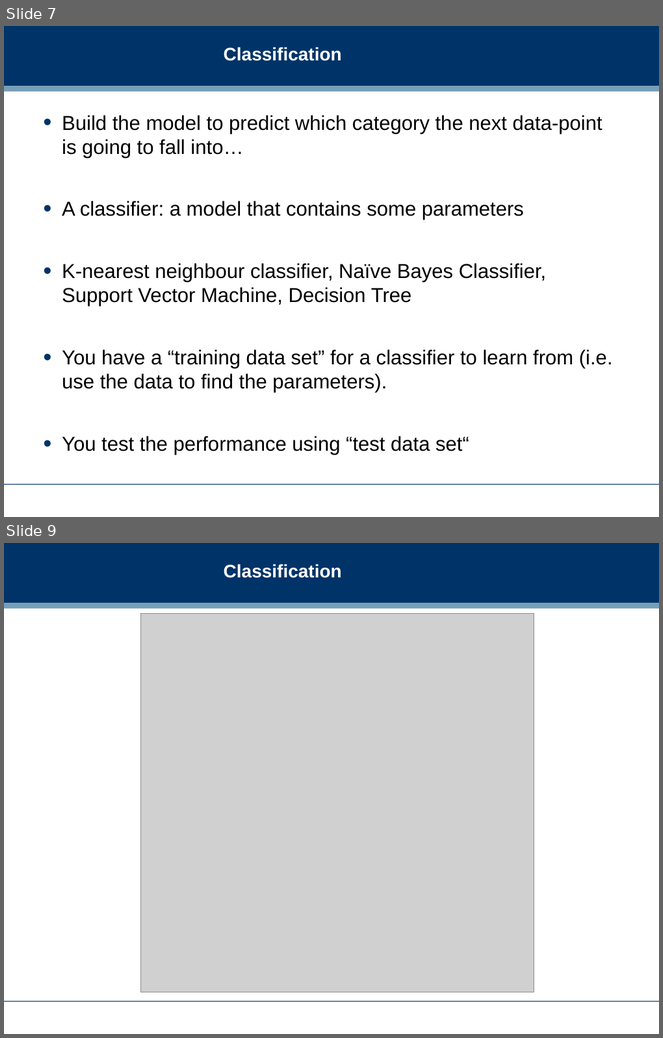
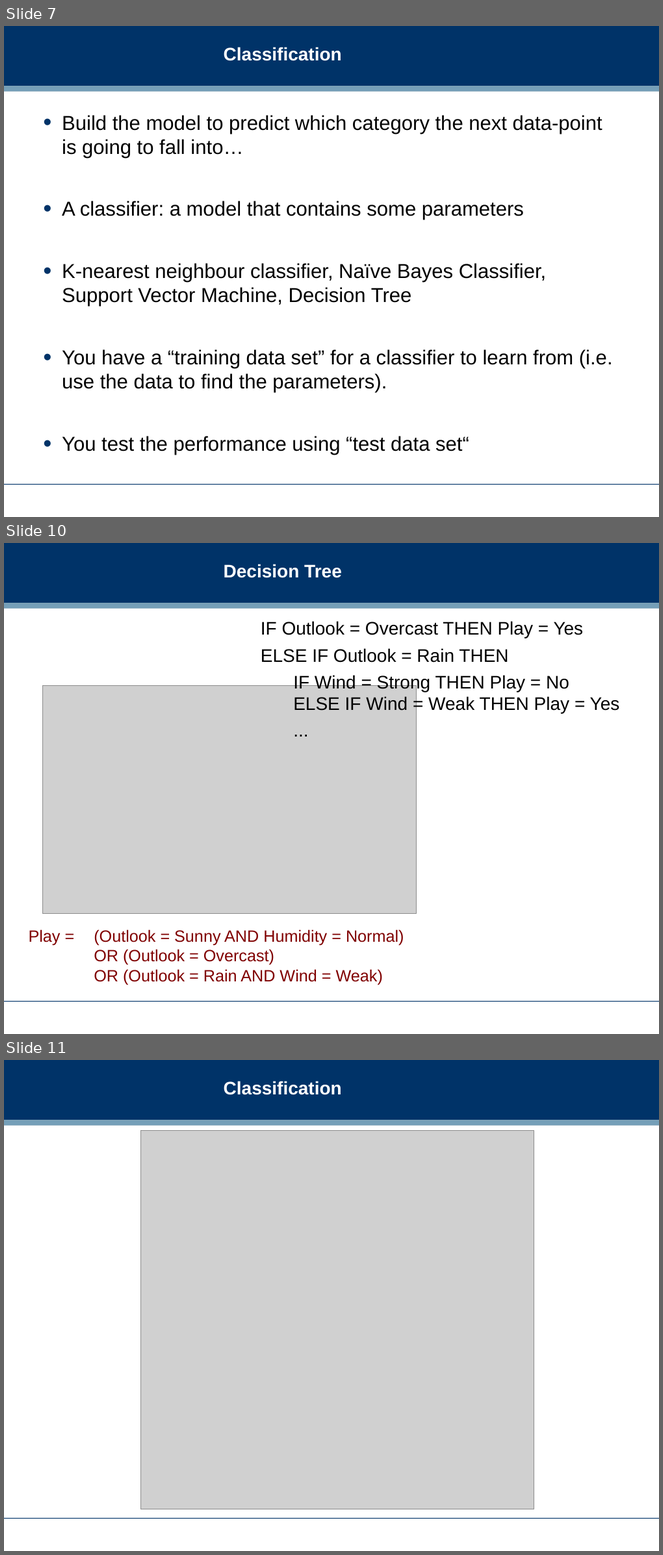
Before and after one commit to dreamind/ix, a slide deck: lectures/analysis/tools-analysis-2.ppt. Shown one above the other, each under a label of ours: slides 7 and 9 before the commit, slides 7, 10 and 11 after it; the slides between them are not shown. The pictures are 663x1038 and 663x1555 pixels, drawn with LibreOffice and Linux fonts; fonts in the diff are those of the drawing; grey boxes stand for pictures; background and template pictures are left out. Boxes give left, top, right and bottom in pixels: in the first picture for what was removed or moved away, otherwise in the second. Text is boxed around its words. In the diff, an @@ line names an element or a change of style, - is before the commit and + after.

```diff
--- a/lectures/analysis/tools-analysis-2.ppt
+++ b/lectures/analysis/tools-analysis-2.ppt
@@ slide 10 added at [4, 543, 659, 1034], background #FFFFFF; not listed: 3 template elements that a slide beside it also shows @@
@@ title added at [224, 564, 342, 578], 20 pt, text #FFFFFF, bold @@
+Decision Tree
@@ text added at [261, 621, 620, 714], 20 pt, text #000000 @@
+IF Outlook = Overcast THEN Play = Yes
+ELSE IF Outlook = Rain THEN
+  IF Wind = Strong THEN Play = No
+  ELSE IF Wind = Weak THEN Play = Yes
+  ...
@@ picture added at [42, 686, 417, 914] @@
@@ text added at [29, 930, 404, 985], 18 pt, text #800000 @@
+Play = (Outlook = Sunny AND Humidity = Normal)
+OR (Outlook = Overcast)
+OR (Outlook = Rain AND Wind = Weak)
@@ what was slide 9 is now slide 11 @@
```
Also in this commit, not shown: 1 slide changed, 1 other slide added, 8 other files.
